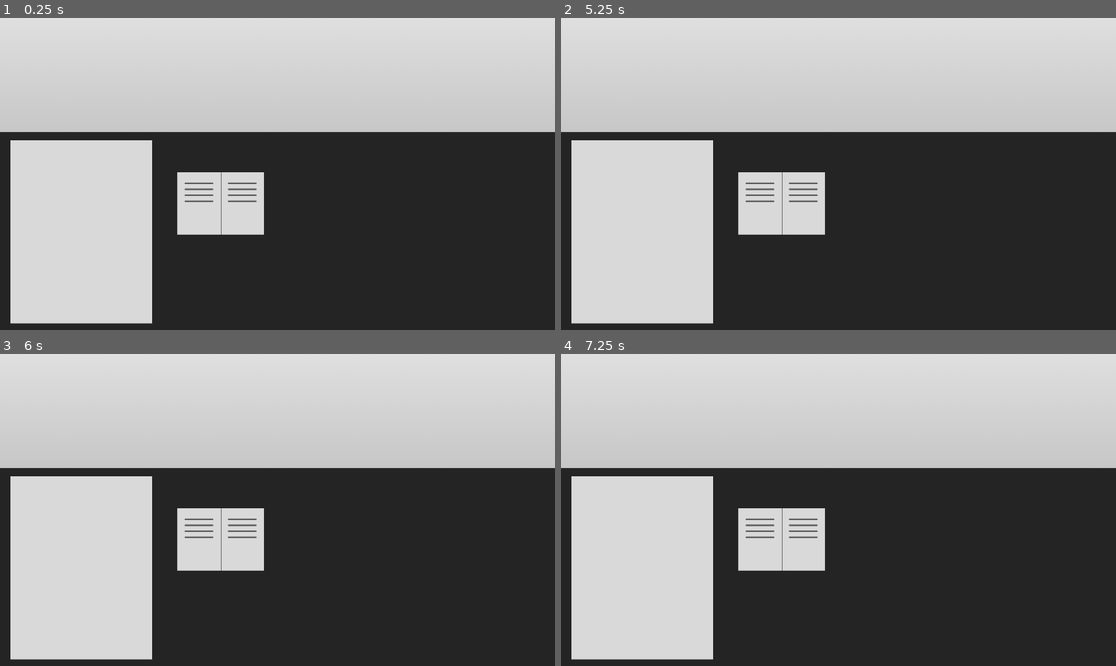
Above: before the commit, frames 1-4 (two rows, left to right).
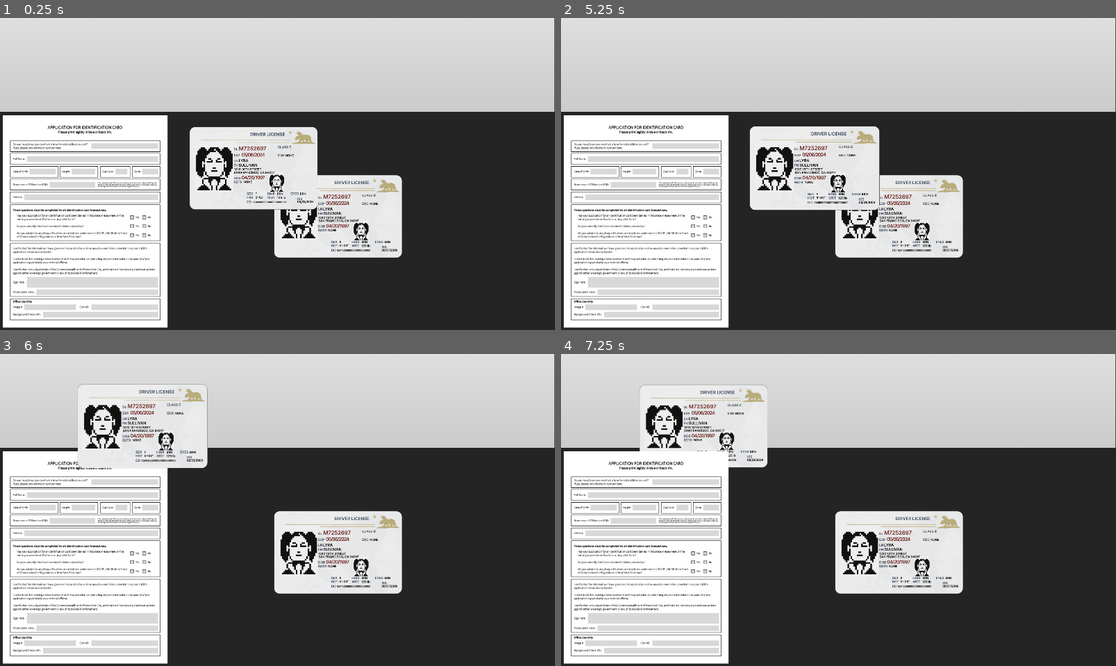
Above: after the commit, the same moments.

Repository: azxzhou/godot-trial-by-fire-jam
Game: Godot game, scene res://scenes/game.tscn
Two runs of this game, one before a commit and one after it. Both use one fixed random seed, a clock stepped at 60 frames per second and the inputs below.
Inputs (mouse positions are in pixels of both pictures, inside the frame that each line leads up to):
- Up to frame 1 (0.25 s): no input
- Up to frame 2 (5.25 s): tap Enter (ui_accept) at 0.5, 0.77, 0.8, 1.07, 1.25, 1.35, 1.52, 1.82, 2, 2.3, 2.75, 3.02, 3.32, 3.5, 3.6, 3.77, 4.07, 4.25, 4.52, 4.82 s; move the mouse to (960, 158) at 0.52 s; press the mouse at (960, 158) at 0.53 s; hold Right (ui_right) 0.53-2.03 s; move the mouse to (727, 189) at 1.27 s; release the mouse at (727, 189) at 1.28 s; click (727, 189) at 1.55 s; move the mouse to (894, 105) at 2.02 s; press the mouse at (894, 105) at 2.03 s; hold Left (ui_left) 2.03-2.78 s; move the mouse to (810, 236) at 2.77 s; release the mouse at (810, 236) at 2.78 s; hold Right (ui_right) 2.78-4.28 s; click (810, 236) at 2.85 s; move the mouse to (1005, 220) at 3.52 s; move the mouse to (672, 127) at 4.27 s; hold Left (ui_left) 4.28-5.03 s; click (672, 127) at 4.35 s; move the mouse to (866, 174) at 5.02 s; press the mouse at (866, 174) at 5.03 s; hold Right (ui_right) from 5.03 s (still down)
- Up to frame 3 (6 s): tap Enter (ui_accept) at 5.3, 5.85 s; move the mouse to (194, 432) at 5.77 s; release Right (ui_right) at 5.78 s; release the mouse at (194, 432) at 5.78 s; hold Left (ui_left) from 5.78 s (still down)
- Up to frame 4 (7.25 s): keep holding Left (ui_left); tap Enter (ui_accept) at 6.02, 6.32, 6.77, 6.8, 7.07 s; click (755, 432) at 6.05 s; move the mouse to (960, 494) at 6.52 s; press the mouse at (960, 494) at 6.53 s

The runs differ from the first frame. In frame 1, 31% of the frame differs, in the area x 0-100%, y 0-100%; in frame 2, 31%; in frame 3, 32%; in frame 4, 32%.

Commit message:
Drag & Drop

Diff:
--- /dev/null
+++ b/Player.gd
@@ -0,0 +1,28 @@
+extends CharacterBody2D
+
+
+const SPEED = 300.0
+const JUMP_VELOCITY = -400.0
+
+# Get the gravity from the project settings to be synced with RigidBody nodes.
+var gravity = ProjectSettings.get_setting("physics/2d/default_gravity")
+
+
+func _physics_process(delta):
+	# Add the gravity.
+	if not is_on_floor():
+		velocity.y += gravity * delta
+
+	# Handle jump.
+	if Input.is_action_just_pressed("ui_accept") and is_on_floor():
+		velocity.y = JUMP_VELOCITY
+
+	# Get the input direction and handle the movement/deceleration.
+	# As good practice, you should replace UI actions with custom gameplay actions.
+	var direction = Input.get_axis("ui_left", "ui_right")
+	if direction:
+		velocity.x = direction * SPEED
+	else:
+		velocity.x = move_toward(velocity.x, 0, SPEED)
+
+	move_and_slide()
--- /dev/null
+++ b/Scripts/DragNDrop.gd
@@ -0,0 +1,36 @@
+extends Node2D
+
+var draggable = false
+var is_inside_dropable = false
+var body_ref
+var offset: Vector2
+
+# Called when the node enters the scene tree for the first time.
+func _ready():
+	pass # Replace with function body.
+
+
+# Called every frame. 'delta' is the elapsed time since the previous frame.
+func _process(delta):
+	if draggable:
+		if Input.is_action_just_pressed("click"):
+			offset = get_global_mouse_position() - global_position
+			Global.is_dragging = true
+		if Input.is_action_pressed("click"):
+			global_position = get_global_mouse_position() - offset
+		elif Input.is_action_just_released("click"):
+			Global.is_dragging = false
+
+
+func _on_area_2d_mouse_entered():
+	if not Global.is_dragging:
+		draggable = true
+		scale = Vector2(.66, .66)
+		z_index = 5
+
+
+func _on_area_2d_mouse_exited():
+	if not Global.is_dragging:
+		draggable = false
+		scale = Vector2(.65,.65)
+		z_index = false
--- /dev/null
+++ b/Scripts/global.gd
@@ -0,0 +1,3 @@
+extends Node2D
+
+var is_dragging = false
--- a/project.godot
+++ b/project.godot
@@ -15,7 +15,19 @@
 config/features=PackedStringArray("4.2", "Forward Plus")
 config/icon="res://icon.svg"
 
+[autoload]
+
+Global="*res://Scripts/global.gd"
+
 [display]
 
 window/size/viewport_width=1920
 window/size/viewport_height=1080
+
+[input]
+
+click={
+"deadzone": 0.5,
+"events": [Object(InputEventMouseButton,"resource_local_to_scene":false,"resource_name":"","device":-1,"window_id":0,"alt_pressed":false,"shift_pressed":false,"ctrl_pressed":false,"meta_pressed":false,"button_mask":0,"position":Vector2(0, 0),"global_position":Vector2(0, 0),"factor":1.0,"button_index":1,"canceled":false,"pressed":false,"double_click":false,"script":null)
+]
+}
--- /dev/null
+++ b/scenes/ID_1.tscn
@@ -0,0 +1,25 @@
+[gd_scene load_steps=4 format=3 uid="uid://paibvjtrcttl"]
+
+[ext_resource type="Script" path="res://Scripts/DragNDrop.gd" id="1_3h650"]
+[ext_resource type="Texture2D" uid="uid://dnpueh00qe7up" path="res://asset files/final assets/id_1.png" id="2_pf0se"]
+
+[sub_resource type="RectangleShape2D" id="RectangleShape2D_fi0j8"]
+size = Vector2(679, 439)
+
+[node name="ID_1" type="Node2D"]
+light_mask = 2
+script = ExtResource("1_3h650")
+
+[node name="Sprite2D" type="Sprite2D" parent="."]
+texture = ExtResource("2_pf0se")
+
+[node name="Area2D" type="Area2D" parent="."]
+
+[node name="CollisionShape2D" type="CollisionShape2D" parent="Area2D"]
+visible = false
+position = Vector2(-0.5, -0.5)
+shape = SubResource("RectangleShape2D_fi0j8")
+
+[connection signal="input_event" from="Area2D" to="." method="_on_area_2d_input_event"]
+[connection signal="mouse_entered" from="Area2D" to="." method="_on_area_2d_mouse_entered"]
+[connection signal="mouse_exited" from="Area2D" to="." method="_on_area_2d_mouse_exited"]
--- a/scenes/game.tscn
+++ b/scenes/game.tscn
@@ -1,33 +1,33 @@
-[gd_scene load_steps=6 format=3 uid="uid://6qy283t0kvrm"]
+[gd_scene load_steps=5 format=3 uid="uid://6qy283t0kvrm"]
 
-[ext_resource type="Texture2D" uid="uid://ee3lo5ueldgc" path="res://assets/sprites/spr_form_placeholder.png" id="1_yaaxg"]
 [ext_resource type="Texture2D" uid="uid://hca0uym4wp6" path="res://assets/sprites/spr_filespanel_placeholder.png" id="2_01gml"]
 [ext_resource type="Texture2D" uid="uid://ko331umxpk6m" path="res://assets/sprites/spr_background_placeholder.png" id="2_nyhbq"]
-[ext_resource type="Texture2D" uid="uid://bomn8fqjnsoxs" path="res://assets/sprites/spr_passport_placeholder.png" id="4_46rxx"]
-
-[sub_resource type="RectangleShape2D" id="RectangleShape2D_xvo36"]
-size = Vector2(300, 214)
+[ext_resource type="PackedScene" uid="uid://fdy0ovsb2odm" path="res://scenes/idForm_1.tscn" id="4_aosqy"]
+[ext_resource type="PackedScene" uid="uid://paibvjtrcttl" path="res://scenes/ID_1.tscn" id="5_srvl0"]
 
 [node name="Game" type="Node2D"]
 
 [node name="SprBackgroundPlaceholder" type="Sprite2D" parent="."]
+position = Vector2(-2, 0)
 texture = ExtResource("2_nyhbq")
 centered = false
 
 [node name="SprFilespanelPlaceholder" type="Sprite2D" parent="."]
-position = Vector2(0, 395.51)
+position = Vector2(0, 324)
+scale = Vector2(1, 1.10364)
 texture = ExtResource("2_01gml")
 centered = false
 
-[node name="SprFormPlaceholder" type="Sprite2D" parent="."]
-position = Vector2(281, 740)
-texture = ExtResource("1_yaaxg")
+[node name="ID_1" parent="." instance=ExtResource("5_srvl0")]
+z_index = 2
+position = Vector2(878, 520)
+scale = Vector2(0.65, 0.65)
 
-[node name="CharacterBody2D" type="CharacterBody2D" parent="."]
+[node name="ID_2" parent="." instance=ExtResource("5_srvl0")]
+z_index = 1
+position = Vector2(1170, 687)
+scale = Vector2(0.65, 0.65)
 
-[node name="CollisionShape2D" type="CollisionShape2D" parent="CharacterBody2D"]
-position = Vector2(764, 642)
-shape = SubResource("RectangleShape2D_xvo36")
-
-[node name="SprPassportPlaceholder" type="Sprite2D" parent="CharacterBody2D/CollisionShape2D"]
-texture = ExtResource("4_46rxx")
+[node name="idForm_1" parent="." instance=ExtResource("4_aosqy")]
+position = Vector2(295, 704)
+scale = Vector2(0.73, 0.73)
--- /dev/null
+++ b/scenes/idForm_1.tscn
@@ -0,0 +1,17 @@
+[gd_scene load_steps=3 format=3 uid="uid://fdy0ovsb2odm"]
+
+[ext_resource type="Texture2D" uid="uid://d6qrrjprlb3r" path="res://asset files/final assets/id form_1.png" id="1_y4dkr"]
+
+[sub_resource type="RectangleShape2D" id="RectangleShape2D_rs88r"]
+size = Vector2(329, 37)
+
+[node name="Node2D" type="Node2D"]
+
+[node name="Sprite2D" type="Sprite2D" parent="."]
+texture = ExtResource("1_y4dkr")
+
+[node name="Area2D" type="Area2D" parent="."]
+
+[node name="CollisionShape2D" type="CollisionShape2D" parent="Area2D"]
+position = Vector2(186.5, -357.5)
+shape = SubResource("RectangleShape2D_rs88r")
Not shown, added: asset files/final assets/car form_1.png.import
Not shown, added: asset files/final assets/car form_2.png.import
Not shown, added: asset files/final assets/id form_1.png.import
Not shown, added: asset files/final assets/id form_2.png.import
Not shown, added: asset files/final assets/id form_3.png.import
Binary file added: asset files/final assets/id_1.png
Not shown, added: asset files/final assets/id_1.png.import
Not shown, added: asset files/.DS_Store
